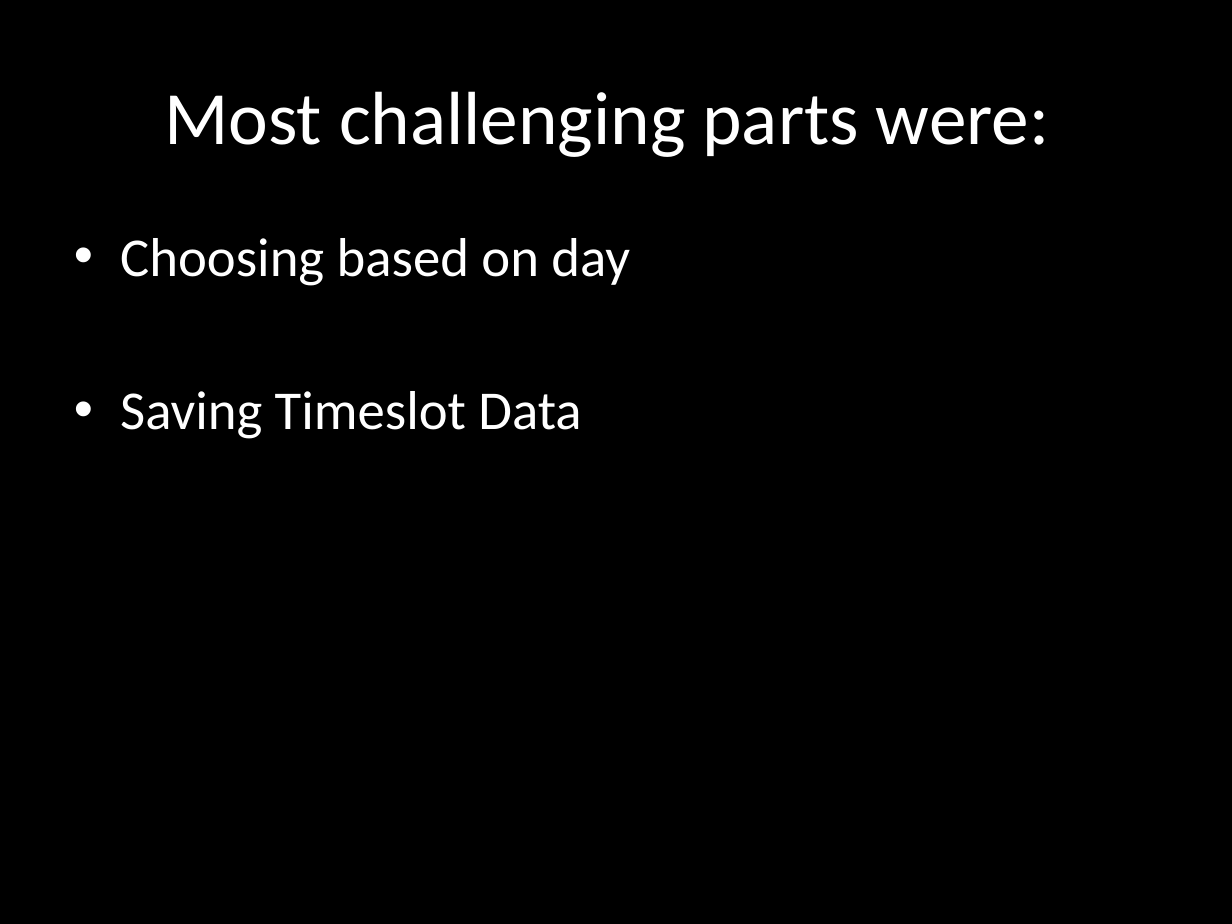
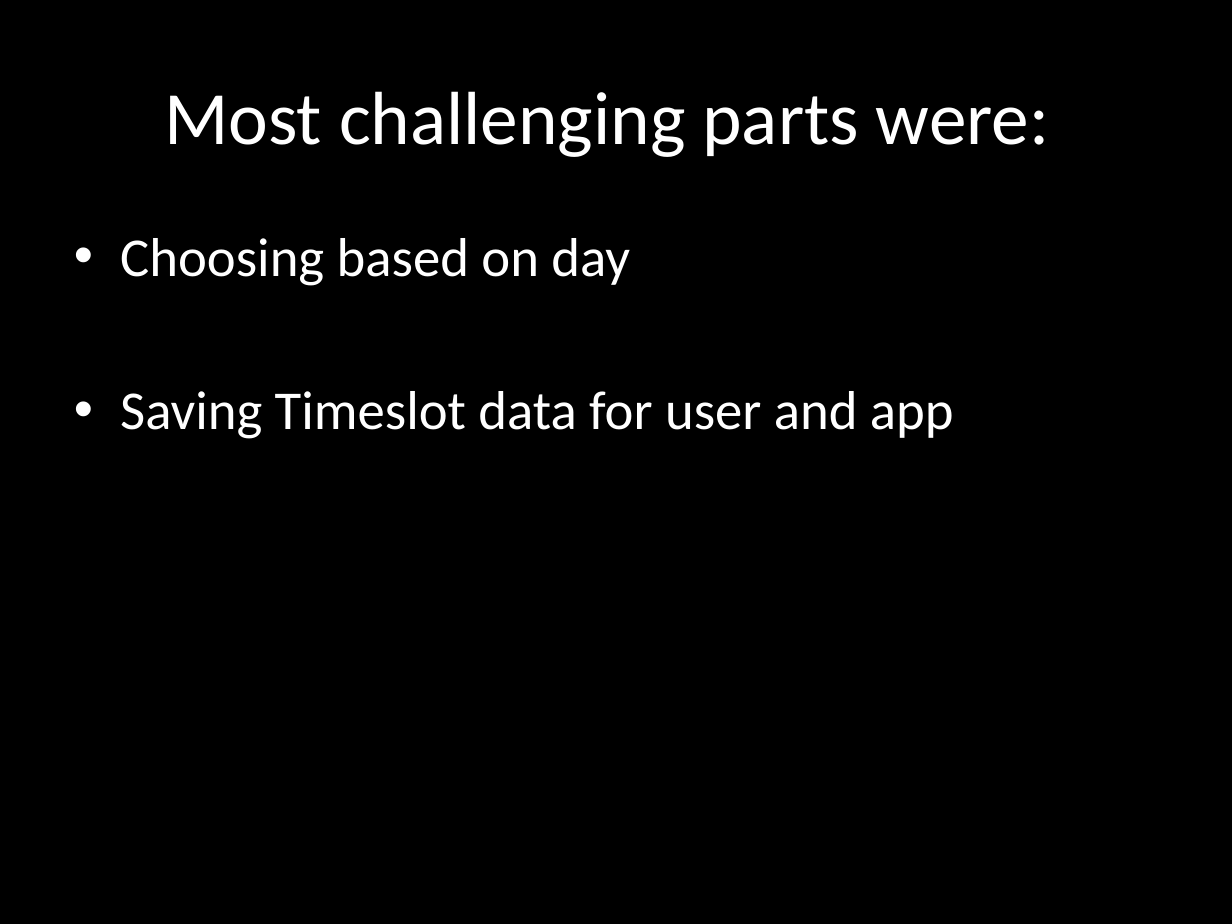
Before and after one commit to Deuro/Schedule-UMBC-DC-YW, a slide deck: slide 15 of Presentate.pptx (slide 14 before the commit). Drawn at 1232x924 pixels with LibreOffice and Linux fonts; fonts in the diff are those of the drawing. Boxes give left, top, right and bottom in pixels: in the first picture for what was removed or moved away, otherwise in the second. Text is boxed around its words. In the diff, an @@ line names an element or a change of style, - is before the commit and + after.

```diff
--- a/Presentate.pptx
+++ b/Presentate.pptx
@@ text at bbox=[120, 391, 954, 439]: text changed @@
-• Saving Timeslot Data
+• Saving Timeslot data for user and app
```
Also in this commit, not shown: 8 other slides changed, 1 slide added, 1 other file.
